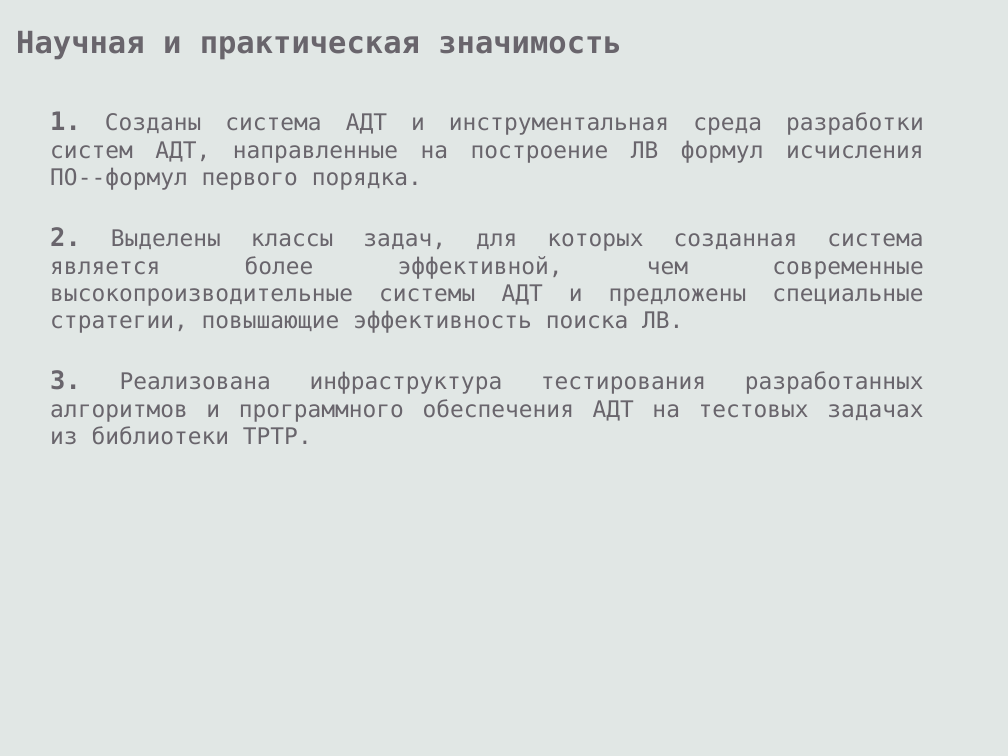
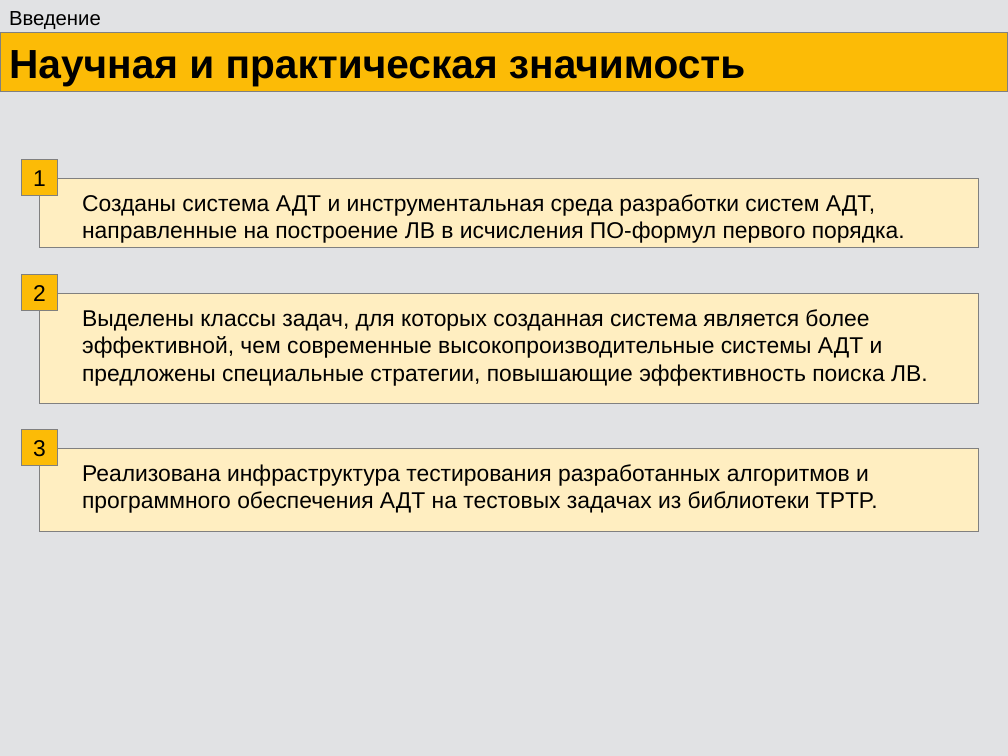
Before and after one commit to eugeneai/prisnif, a slide deck: slide 8 of brick/pres/pacman.odp (slide 10 before the commit). Drawn at 1008x756 pixels with LibreOffice and Linux fonts; fonts in the diff are those of the drawing. Boxes give left, top, right and bottom in pixels: in the first picture for what was removed or moved away, otherwise in the second. Text is boxed around its words. In the diff, an @@ line names an element or a change of style, - is before the commit and + after.

```diff
--- a/brick/pres/pacman.odp
+++ b/brick/pres/pacman.odp
@@ background #E1E7E5 to #E1E2E4 @@
@@ text added at box(9, 11, 101, 29), 16 pt, text #000000 @@
+Введение
@@ rectangle "Научная и практическая значимость": place and size @@
-rectangle "Научная и практическая значимость" at box(16, 31, 622, 59)
+rectangle "Научная и практическая значимость" at box(0, 32, 1008, 91)
@@ rectangle "Научная и практическая значимость" at box(0, 32, 1008, 91): size 24 to 32 pt, font DejaVu Sans Mono to Arial, text colour #69656C to #000000; vertical alignment top to middle; fill none to #FCBB06; outline none to #808080 0 pt @@
@@ rectangle added at box(21, 159, 58, 196), fill #FCBB06, outline #808080 0 pt, 18 pt, text #000000 @@
+1
@@ rectangle added at box(39, 178, 979, 248), fill #FFEEC1, outline #808080 0 pt @@
@@ text added at box(82, 194, 905, 243), 18 pt, text #000000 @@
+Созданы система АДТ и инструментальная среда разработки систем АДТ,
+направленные на построение ЛВ в исчисления ПО-формул первого порядка.
@@ rectangle added at box(21, 274, 58, 311), fill #FCBB06, outline #808080 0 pt, 18 pt, text #000000 @@
+2
@@ rectangle added at box(39, 294, 979, 403), fill #FFEEC1, outline #808080 0 pt @@
@@ text at box(82, 309, 928, 386): text changed; font DejaVu Sans Mono to Arial; text colour #69656C to #000000 @@
-1. Созданы система АДТ и инструментальная среда разработки систем АДТ, направленные на построение ЛВ формул исчисления ПО--формул первого порядка.
-2. Выделены классы задач, для которых созданная система является более эффективной, чем современные высокопроизводительные системы АДТ и предложены специальные стратегии, повышающие эффективность поиска ЛВ.
-3. Реализована инфраструктура тестирования разработанных алгоритмов и программного обеспечения АДТ на тестовых задачах из библиотеки TPTP.
+Выделены классы задач, для которых созданная система является более
+эффективной, чем современные высокопроизводительные системы АДТ и
+предложены специальные стратегии, повышающие эффективность поиска ЛВ.
@@ rectangle added at box(21, 430, 58, 466), fill #FCBB06, outline #808080 0 pt, 18 pt, text #000000 @@
+3
@@ rectangle added at box(39, 448, 979, 531), fill #FFEEC1, outline #808080 0 pt @@
@@ text added at box(82, 464, 878, 513), 18 pt, text #000000 @@
+Реализована инфраструктура тестирования разработанных алгоритмов и
+программного обеспечения АДТ на тестовых задачах из библиотеки TPTP.
```
Also in this commit, not shown: 17 other slides changed, 32 slides added, 39 slides removed, 2 other files.
